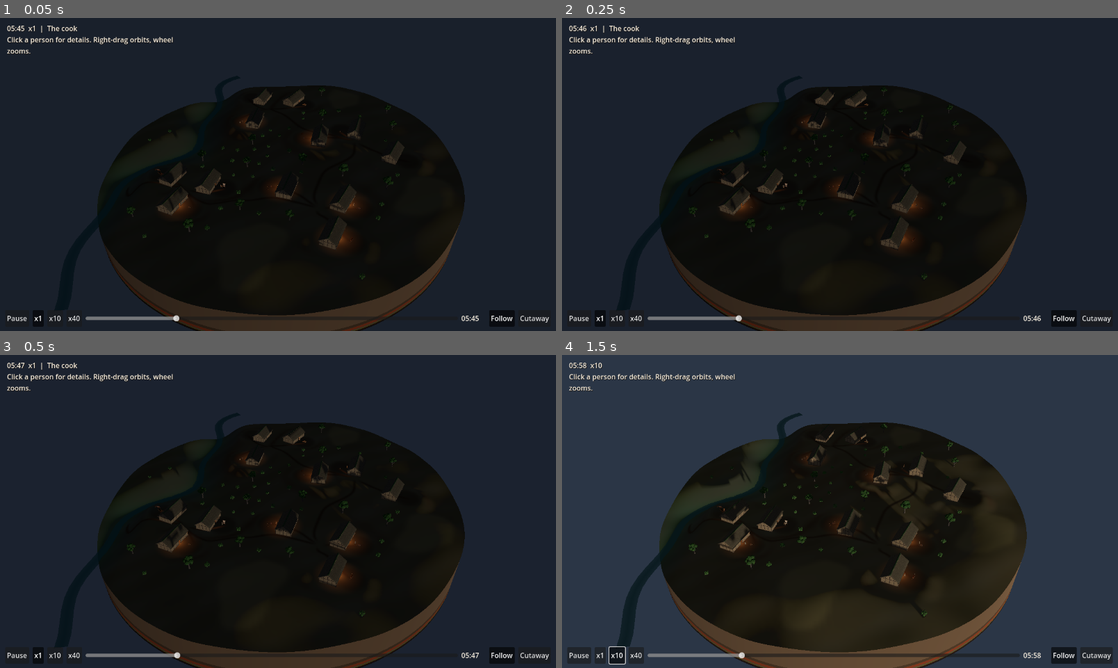
Above: before the commit, frames 1-4 (two rows, left to right).
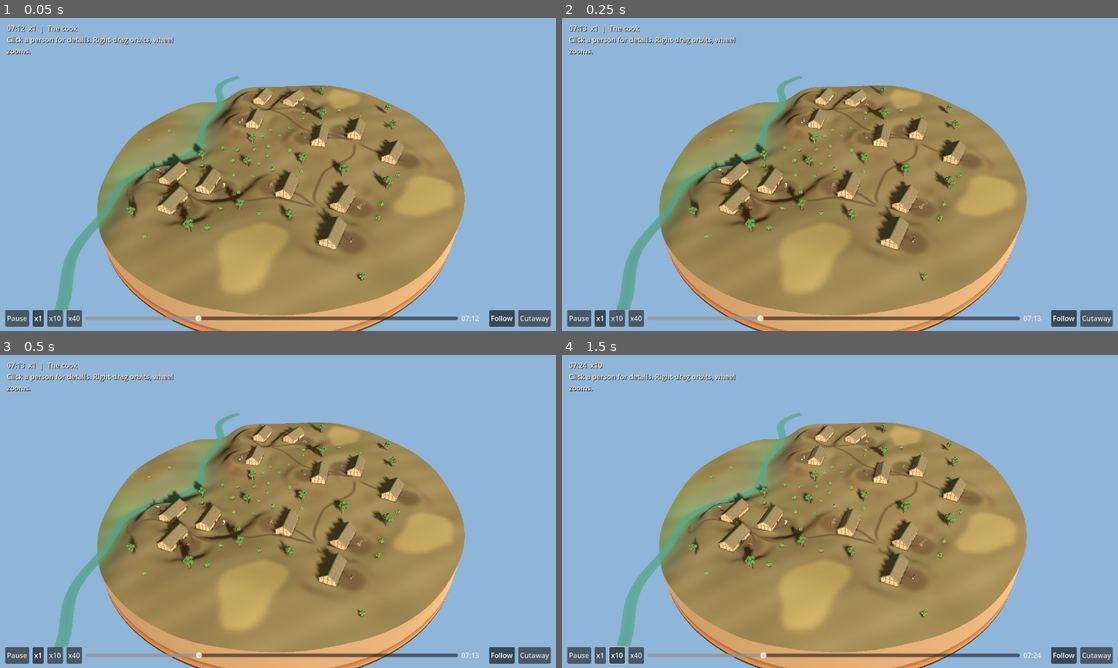
Above: after the commit, the same moments.

Repository: strata-bohemica/strata-bohemica
Game: Godot game, scene res://museum/app/museum_village.tscn
Same seed, same stepped clock (60 frames per second), same inputs: the game is played once before the commit and once after it.
Inputs:
- Up to frame 1 (0.05 s): no input
- Up to frame 2 (0.25 s): no input
- Up to frame 3 (0.5 s): no input
- Up to frame 4 (1.5 s): click "x1" at 0.5 s; click "x10" at 1.25 s

The runs differ from the first frame. In frame 1, 100% of the frame differs, in the area x 0-100%, y 0-100%; in frame 2, 100%; in frame 3, 100%; in frame 4, 100%.

Commit message:
museum: start on a bright morning
Co-Authored-By: Claude Sonnet 5.5 <noreply@anthropic.com>

Diff:
--- a/museum/app/museum_village.gd
+++ b/museum/app/museum_village.gd
@@ -10,7 +10,7 @@
 const CardPanel = preload("res://museum/ui/card_panel.gd")
 const TimeBar = preload("res://museum/ui/time_bar.gd")
 
-const START_FRACTION := 0.24
+const START_FRACTION := 0.30    # a bright morning, the households already at work
 const OVERVIEW_DIST := 175.0
 const FOCUS_DIST := 15.0
 const NARROW_OVERVIEW_DIST := 205.0
